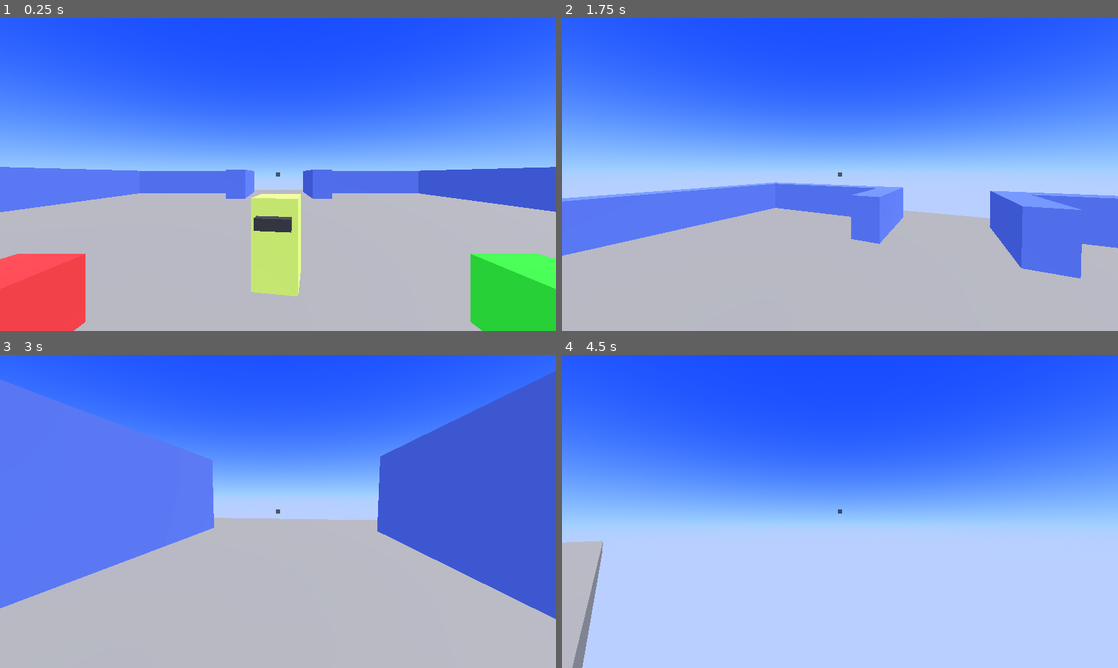
Above: before the commit, frames 1-4 (two rows, left to right).
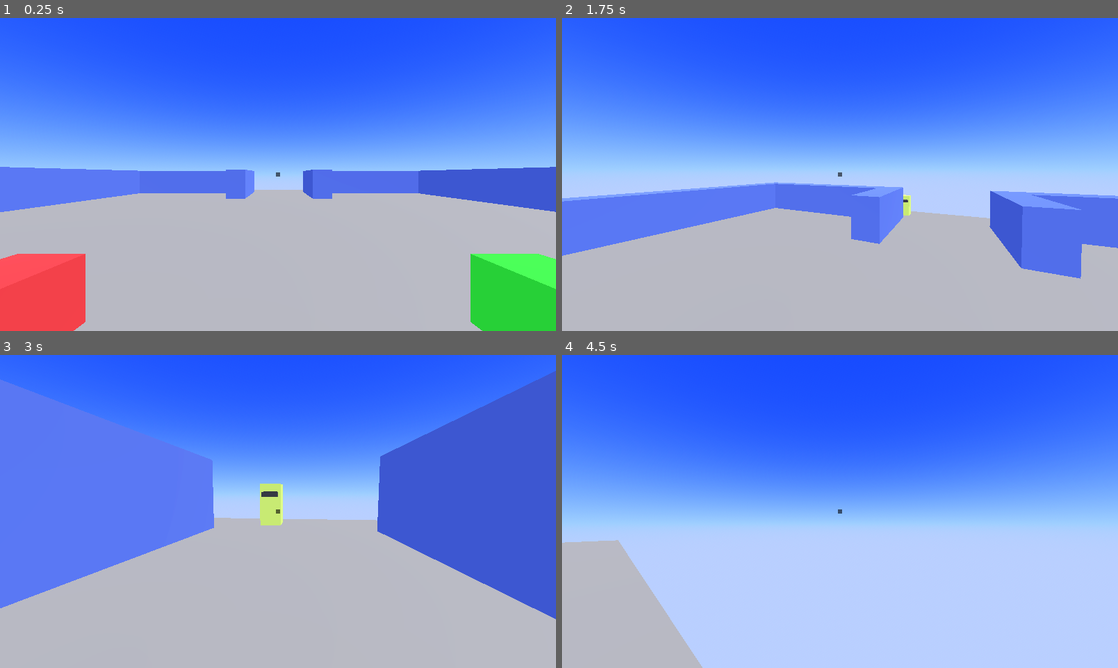
Above: after the commit, the same moments.

Repository: Skyvastern/the-aspiring-deva
Game: Godot game, scene res://main/main.tscn
The game is run twice, just before and just after one commit, with the same random seed, the same clock (stepped at 60 frames per second) and the same inputs.
Inputs (mouse positions are in pixels of both pictures, inside the frame that each line leads up to):
- Up to frame 1 (0.25 s): no input
- Up to frame 2 (1.75 s): tap Enter at 0.5 s; move the mouse to (867, 174) at 0.52 s; hold W (forward) from 0.53 s (still down); tap E (interact) at 0.6 s; tap Space (jump) at 0.77, 1.52 s; move the mouse to (812, 174) at 1.27 s; tap Q (interact_detailed) at 1.35 s
- Up to frame 3 (3 s): keep holding W (forward); move the mouse to (289, 505) at 2.02 s; tap E (interact) at 2.1 s; move the mouse to (272, 517) at 2.77 s; tap Q (interact_detailed) at 2.85 s
- Up to frame 4 (4.5 s): keep holding W (forward); tap Space (jump) at 3.02, 3.77 s; move the mouse to (878, 514) at 3.52 s; tap E (interact) at 3.6 s; move the mouse to (795, 508) at 4.27 s; tap Q (interact_detailed) at 4.35 s

The runs differ from the first frame. In frame 1, 2.9% of the frame differs, in the area x 45-55%, y 56-89%; in frame 2, less than 0.1%; in frame 3, 0.5%; in frame 4, 5.3%, in the area x 0-26%, y 59-100%.

Commit message:
Setup npc_movement to move towards specified waypoints

Diff:
--- /dev/null
+++ b/frontend/main/npc/components/npc_movement/npc_movement.gd
@@ -0,0 +1,55 @@
+extends Node
+class_name NPC_Movement
+
+@export var speed: float = 10
+@export var wait_timer: Timer
+
+var npc: NPC
+var waypoints: Array[Node3D]
+var current_waypoint: Node3D
+var index: int = -1
+
+
+func _ready() -> void:
+	wait_timer.timeout.connect(_on_wait_timer_timeout)
+
+	_reset_state()
+	set_physics_process(false)
+
+
+func _physics_process(delta: float) -> void:
+	var target_pos: Vector3 = current_waypoint.global_position
+	var dir: Vector3 = npc.global_position.direction_to(target_pos)
+	npc.global_position += dir * speed * delta
+
+	if npc.global_position.distance_to(target_pos) < 1:
+		wait_timer.start()
+		set_physics_process(false)
+
+
+func _reset_state() -> void:
+	npc = null
+	waypoints.clear()
+	current_waypoint = null
+	index = -1
+
+
+func begin_travel(new_npc: NPC, new_waypoints: Array[Node3D]) -> void:
+	npc = new_npc
+	waypoints = new_waypoints
+	update_current_waypoint()
+
+
+func update_current_waypoint() -> void:
+	if index >= waypoints.size() - 1:
+		print(npc.name + " : Destination reached!")
+		return
+
+	index += 1
+	current_waypoint = waypoints[index]
+
+	set_physics_process(true)
+
+
+func _on_wait_timer_timeout() -> void:
+	update_current_waypoint()
--- /dev/null
+++ b/frontend/main/npc/components/npc_movement/npc_movement.tscn
@@ -0,0 +1,10 @@
+[gd_scene load_steps=2 format=3 uid="uid://ci42qmw5oetrf"]
+
+[ext_resource type="Script" path="res://main/npc/components/npc_movement/npc_movement.gd" id="1_bstfi"]
+
+[node name="NPC Movement" type="Node" node_paths=PackedStringArray("wait_timer")]
+script = ExtResource("1_bstfi")
+wait_timer = NodePath("Wait Timer")
+
+[node name="Wait Timer" type="Timer" parent="."]
+one_shot = true
--- a/frontend/main/npc/npc.gd
+++ b/frontend/main/npc/npc.gd
@@ -23,12 +23,18 @@
 @onready var target_y_rotation: float = global_rotation.y
 @onready var rotate_speed: float = 0.1
 
+@export_group("Waypoints")
+@export var npc_movement: NPC_Movement
+@export var entry_waypoints: Array[Node3D]
+@export var exit_waypoints: Array[Node3D]
+
 
 func _ready() -> void:
 	observation_area.body_entered.connect(_on_observ_area_body_entered)
 	observation_area.body_exited.connect(_on_observ_area_body_exited)
 
 	_setup()
+	npc_movement.begin_travel(self, entry_waypoints)
 
 
 func _setup() -> void:
--- a/frontend/main/npc/npc.tscn
+++ b/frontend/main/npc/npc.tscn
@@ -1,7 +1,8 @@
-[gd_scene load_steps=9 format=3 uid="uid://dl6ccnf5ec1qq"]
+[gd_scene load_steps=10 format=3 uid="uid://dl6ccnf5ec1qq"]
 
 [ext_resource type="Script" path="res://main/npc/npc.gd" id="1_hyvfc"]
 [ext_resource type="PackedScene" uid="uid://dcqh0x5sbp7oq" path="res://main/npc/npc_interact/npc_interact.tscn" id="2_sti3o"]
+[ext_resource type="PackedScene" uid="uid://ci42qmw5oetrf" path="res://main/npc/components/npc_movement/npc_movement.tscn" id="3_kafhi"]
 
 [sub_resource type="BoxMesh" id="BoxMesh_kw8wg"]
 size = Vector3(1, 2, 1)
@@ -21,13 +22,14 @@
 [sub_resource type="BoxShape3D" id="BoxShape3D_0xxy8"]
 size = Vector3(10, 3, 10)
 
-[node name="NPC" type="CharacterBody3D" node_paths=PackedStringArray("observation_area")]
+[node name="NPC" type="CharacterBody3D" node_paths=PackedStringArray("observation_area", "npc_movement")]
 collision_layer = 4
 collision_mask = 3
 script = ExtResource("1_hyvfc")
 background_story = "You are a helpful assistant."
 interact_scene = ExtResource("2_sti3o")
 observation_area = NodePath("ObservationArea")
+npc_movement = NodePath("Components/NPC Movement")
 
 [node name="Body" type="MeshInstance3D" parent="."]
 transform = Transform3D(1, 0, 0, 0, 1, 0, 0, 0, 1, 0, 1, 0)
@@ -52,3 +54,7 @@
 [node name="CollisionShape3D" type="CollisionShape3D" parent="ObservationArea"]
 transform = Transform3D(1, 0, 0, 0, 1, 0, 0, 0, 1, 0, 1.5, 0)
 shape = SubResource("BoxShape3D_0xxy8")
+
+[node name="Components" type="Node" parent="."]
+
+[node name="NPC Movement" parent="Components" instance=ExtResource("3_kafhi")]
--- a/frontend/main/world/game_manager/game_manager.gd
+++ b/frontend/main/world/game_manager/game_manager.gd
@@ -9,6 +9,10 @@
 @export var npc_scene: PackedScene
 @export var npc_parent: Node3D
 var current_npc: NPC
+
+@export_group("NPC Waypoints")
+@export var entry_waypoints: Array[Node3D]
+@export var exit_waypoints: Array[Node3D]
 
 
 func _enter_tree() -> void:
@@ -37,6 +41,8 @@
 	current_npc = npc_scene.instantiate()
 	current_npc.background_story = all_npcs_data[index]["background_story"]
 	current_npc.voice = all_npcs_data[index]["voice"]
+	current_npc.entry_waypoints = entry_waypoints
+	current_npc.exit_waypoints = exit_waypoints
 
 	npc_parent.add_child(current_npc)
 
--- a/frontend/main/world/world.tscn
+++ b/frontend/main/world/world.tscn
@@ -15,8 +15,9 @@
 
 [node name="World" type="Node3D"]
 
-[node name="Game Manager" parent="." node_paths=PackedStringArray("npc_parent") instance=ExtResource("1_h32pl")]
+[node name="Game Manager" parent="." node_paths=PackedStringArray("npc_parent", "entry_waypoints") instance=ExtResource("1_h32pl")]
 npc_parent = NodePath("../NPCs")
+entry_waypoints = [NodePath("../NPCs Entry Waypoints/W1"), NodePath("../NPCs Entry Waypoints/W2"), NodePath("../NPCs Entry Waypoints/W3")]
 
 [node name="DirectionalLight3D" type="DirectionalLight3D" parent="."]
 transform = Transform3D(0.5, -0.75, 0.433013, 0, 0.5, 0.866025, -0.866025, -0.433013, 0.25, 0, 0, 0)
@@ -81,11 +82,23 @@
 material = SubResource("StandardMaterial3D_wtiv6")
 
 [node name="NPCs" type="Node3D" parent="."]
-transform = Transform3D(-1, 0, -8.74228e-08, 0, 1, 0, 8.74228e-08, 0, -1, 0, 0.5, 4)
+transform = Transform3D(-1, 0, -8.74228e-08, 0, 1, 0, 8.74228e-08, 0, -1, -11, 0.5, -22)
 
-[node name="NPC 1" parent="NPCs" instance=ExtResource("2_sa35n")]
+[node name="NPC 1" parent="NPCs" node_paths=PackedStringArray("entry_waypoints") instance=ExtResource("2_sa35n")]
 background_story = "You are a farmer living in the outskirts of Patliputra in the year 300 BCE. You are someone who hasn't see many travellers in your life.
 
 By nature you're a optimistic but a shy person.
 
 Give response in less than 100 words."
+entry_waypoints = [NodePath("../../NPCs Entry Waypoints/W1"), NodePath("../../NPCs Entry Waypoints/W2"), NodePath("../../NPCs Entry Waypoints/W3")]
+
+[node name="NPCs Entry Waypoints" type="Node3D" parent="."]
+transform = Transform3D(-1, 0, -8.74228e-08, 0, 1, 0, 8.74228e-08, 0, -1, -11, 0.5, -22)
+
+[node name="W1" type="Node3D" parent="NPCs Entry Waypoints"]
+
+[node name="W2" type="Node3D" parent="NPCs Entry Waypoints"]
+transform = Transform3D(1, 0, 0, 0, 1, 0, 0, 0, 1, -11, 0, -1.90735e-06)
+
+[node name="W3" type="Node3D" parent="NPCs Entry Waypoints"]
+transform = Transform3D(1, 0, 0, 0, 1, 0, 0, 0, 1, -11, 0, -27)
